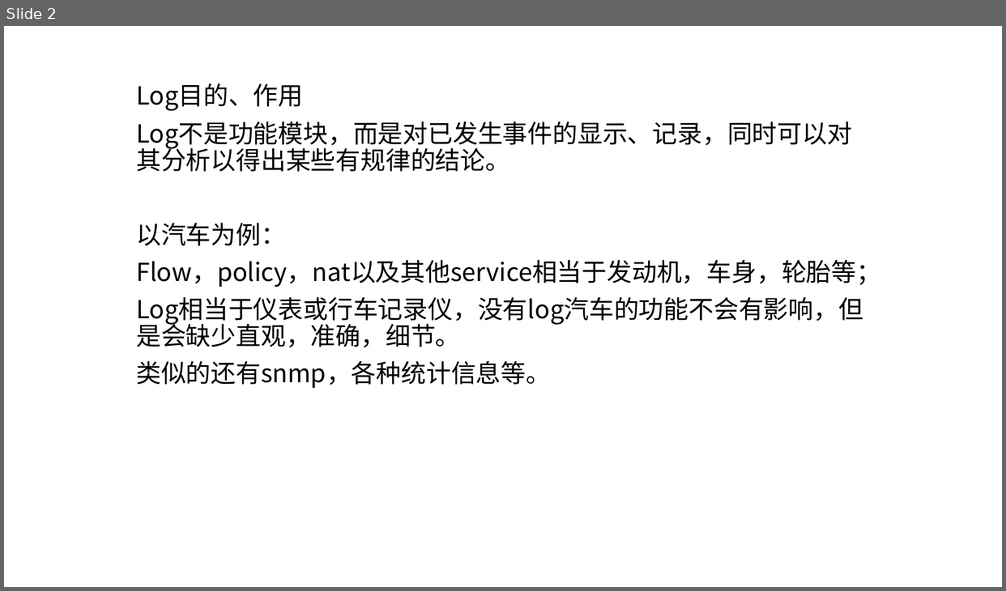
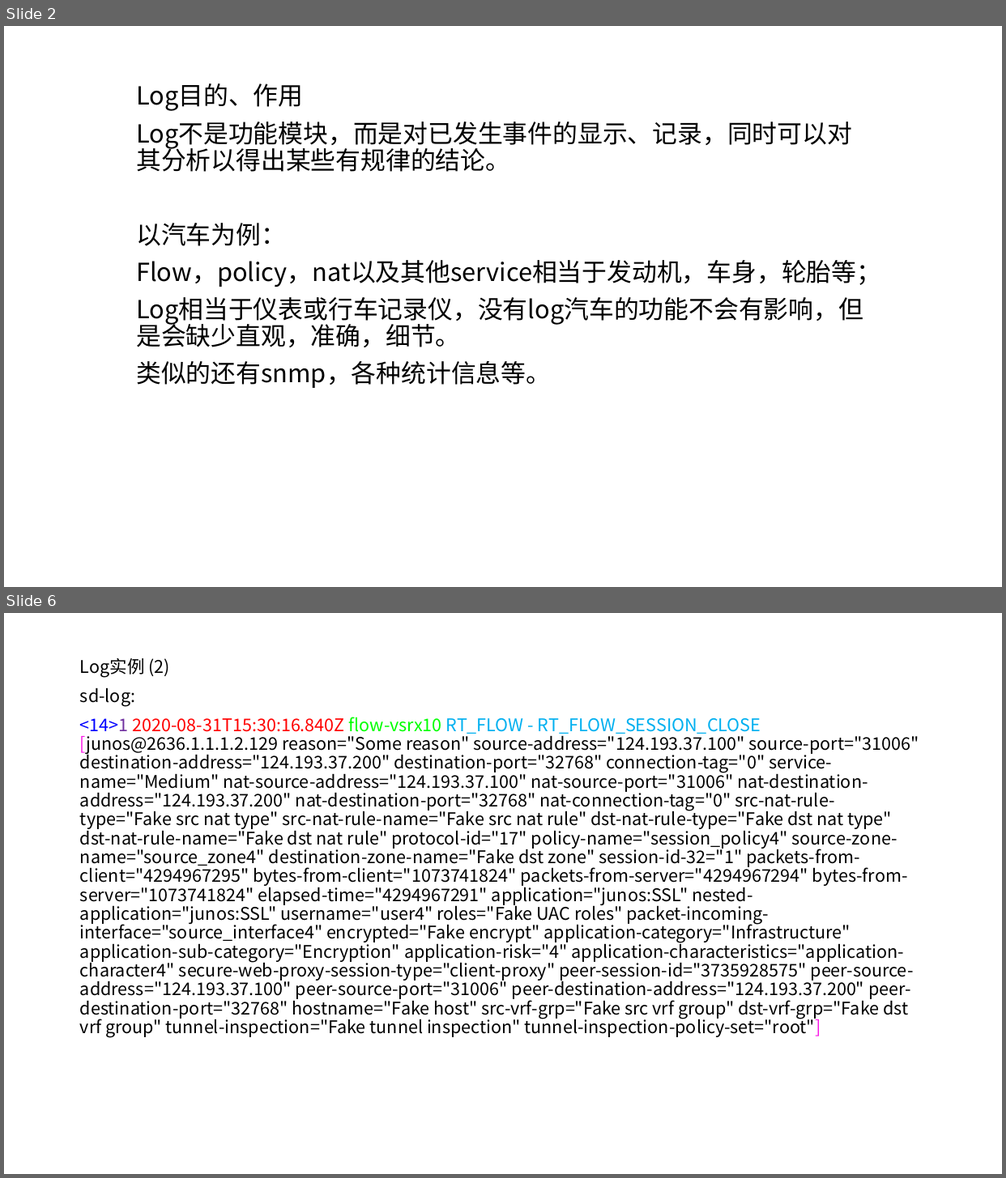
Before and after one commit to qicen/jw, a slide deck: log.pptx. Shown one above the other, each under a label of ours: slide 2 before the commit, slides 2 and 6 after it; the slides between them are not shown. The pictures are 1006x591 and 1006x1178 pixels, drawn with LibreOffice and Linux fonts; fonts in the diff are those of the drawing. Boxes give left, top, right and bottom in pixels: in the first picture for what was removed or moved away, otherwise in the second. Text is boxed around its words. In the diff, an @@ line names an element or a change of style, - is before the commit and + after.

```diff
--- a/log.pptx
+++ b/log.pptx
@@ slide 6 added at (4,613,1002,1174), background #FFFFFF @@
@@ text added at (80,658,919,1037), 16.8 pt, text #000000 @@
+Log实例 (2)
+sd-log:
+<14>1 2020-08-31T15:30:16.840Z flow-vsrx10 RT_FLOW - RT_FLOW_SESSION_CLOSE [junos@2636.1.1.1.2.129 reason="Some reason" source-address="124.193.37.100" source-port="31006" destination-address="124.193.37.200" destination-port="32768" connection-tag="0" service-name="Medium" nat-source-address="124.193.37.100" nat-source-port="31006" nat-destination-address="124.193.37.200" nat-destination-port="32768" nat-connection-tag="0" src-nat-rule-type="Fake src nat type" src-nat-rule-name="Fake src nat rule" dst-nat-rule-type="Fake dst nat type" dst-nat-rule-name="Fake dst nat rule" protocol-id="17" policy-name="session_policy4" source-zone-name="source_zone4" destination-zone-name="Fake dst zone" session-id-32="1" packets-from-client="4294967295" bytes-from-client="1073741824" packets-from-server="4294967294" bytes-from-server="1073741824" elapsed-time="4294967291" application="junos:SSL" nested-application="junos:SSL" username="user4" roles="Fake UAC roles" packet-incoming-interface="source_interface4" encrypted="Fake encrypt" application-category="Infrastructure" application-sub-category="Encryption" application-risk="4" application-characteristics="application-character4" secure-web-proxy-session-type="client-proxy" peer-session-id="3735928575" peer-source-address="124.193.37.100" peer-source-port="31006" peer-destination-address="124.193.37.200" peer-destination-port="32768" hostname="Fake host" src-vrf-grp="Fake src vrf group" dst-vrf-grp="Fake dst vrf group" tunnel-inspection="Fake tunnel inspection" tunnel-inspection-policy-set="root"]
```
Also in this commit, not shown: 3 slides changed, 9 other slides added, 1 slide removed.
